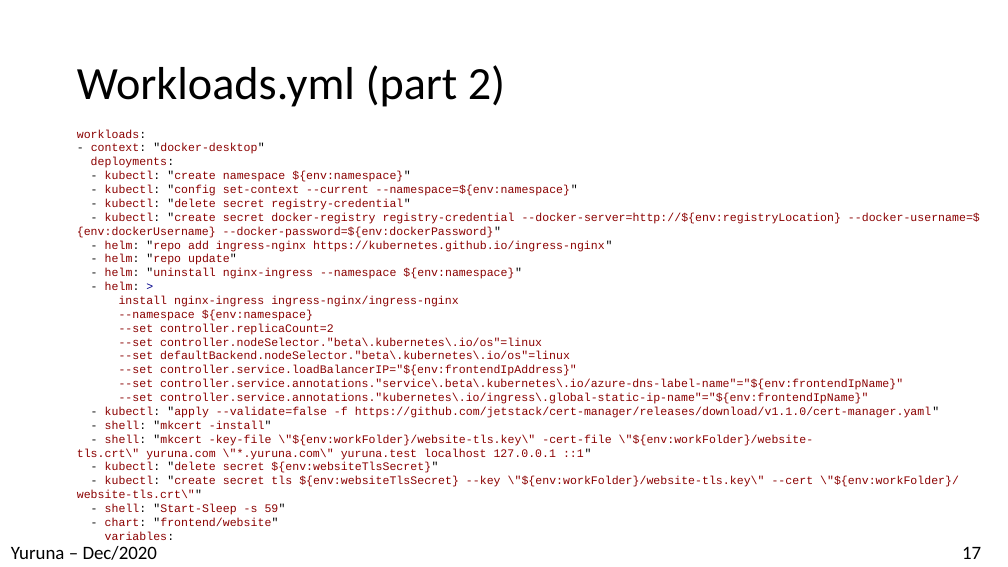
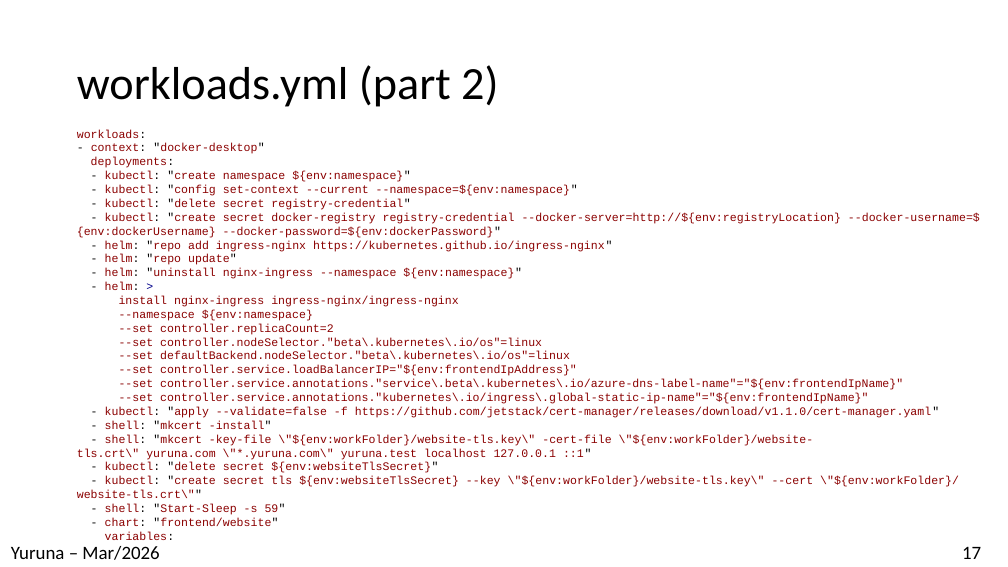
Before and after one commit to alissonsol/yuruna, a slide deck: slide 17 of docs/yuruna.pptx. Drawn at 1008x567 pixels with LibreOffice and Linux fonts; fonts in the diff are those of the drawing. Boxes give left, top, right and bottom in pixels: in the first picture for what was removed or moved away, otherwise in the second. Text is boxed around its words. In the diff, an @@ line names an element or a change of style, - is before the commit and + after.

```diff
--- a/docs/yuruna.pptx
+++ b/docs/yuruna.pptx
@@ title at [77,65,498,107]: text changed @@
-Workloads.yml (part 2)
+workloads.yml (part 2)
@@ text at [11,546,159,560]: text changed @@
-Yuruna – Dec/2020
+Yuruna – Mar/2026
```
Also in this commit, not shown: 17 other slides changed, 7 other files.
